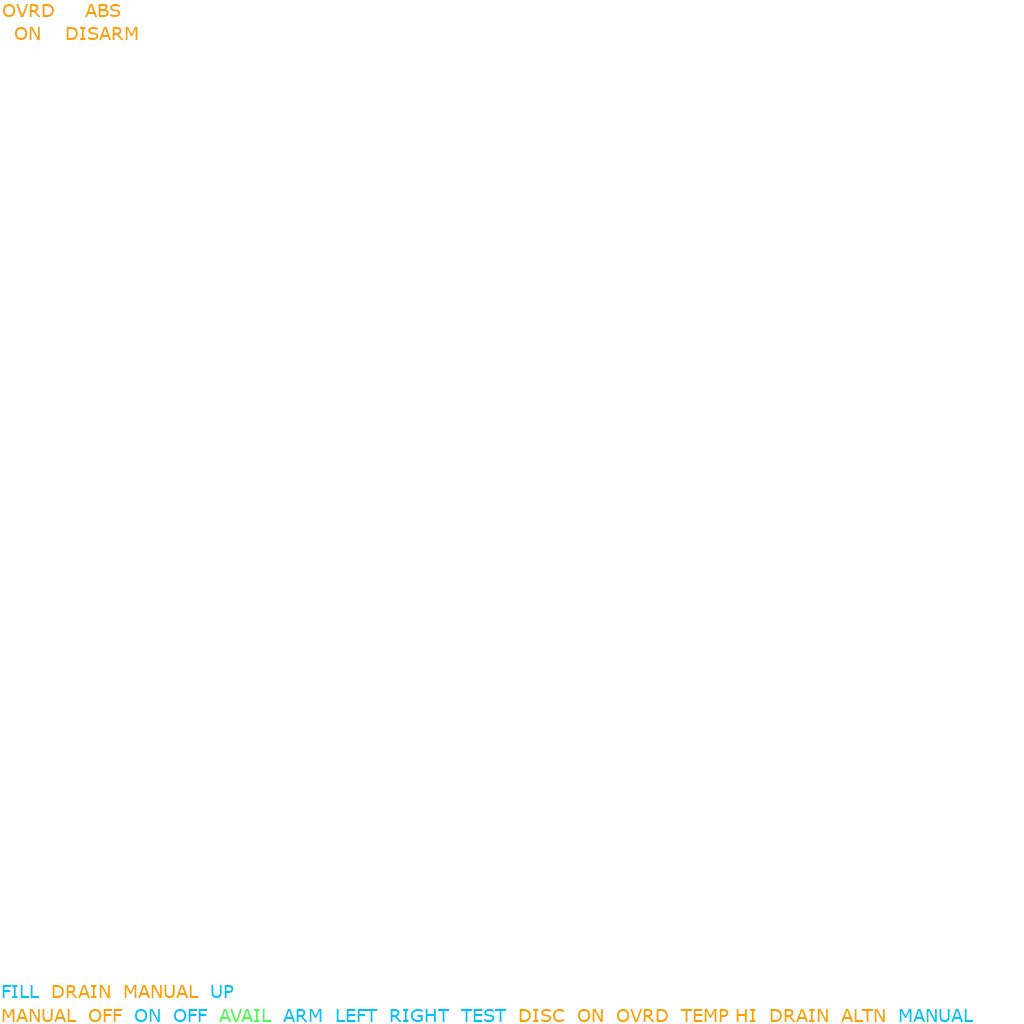
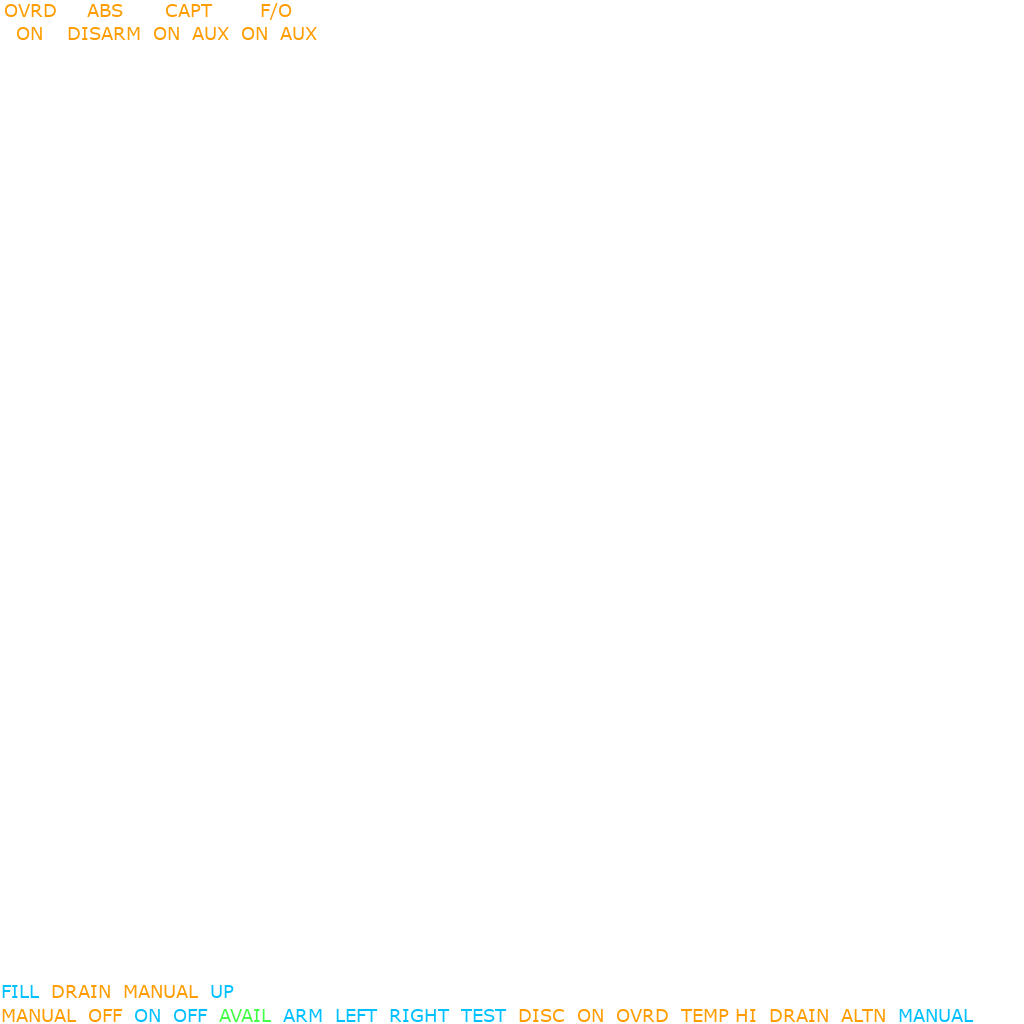
Layered file, before and after one edit (1024px x 1024px). Changes by layer:
renamed "OVRD ABS ..." to "OVRD ABS CAPT ...", painted on it over [3, 3, 317, 40]
